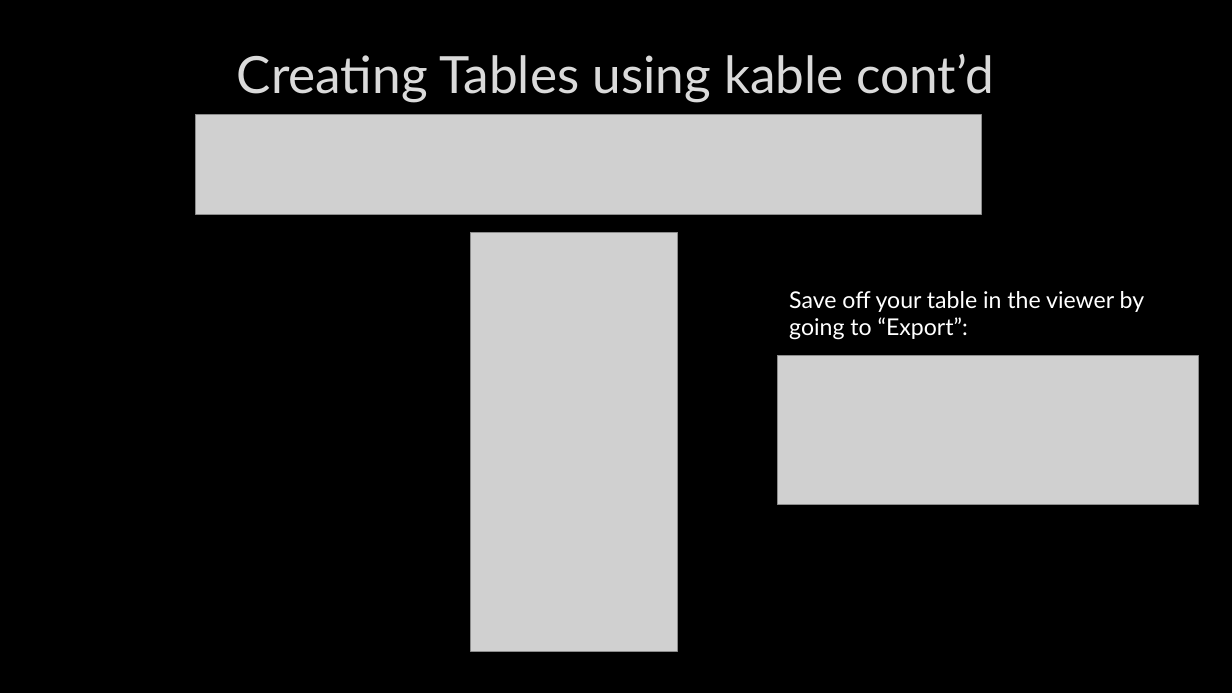
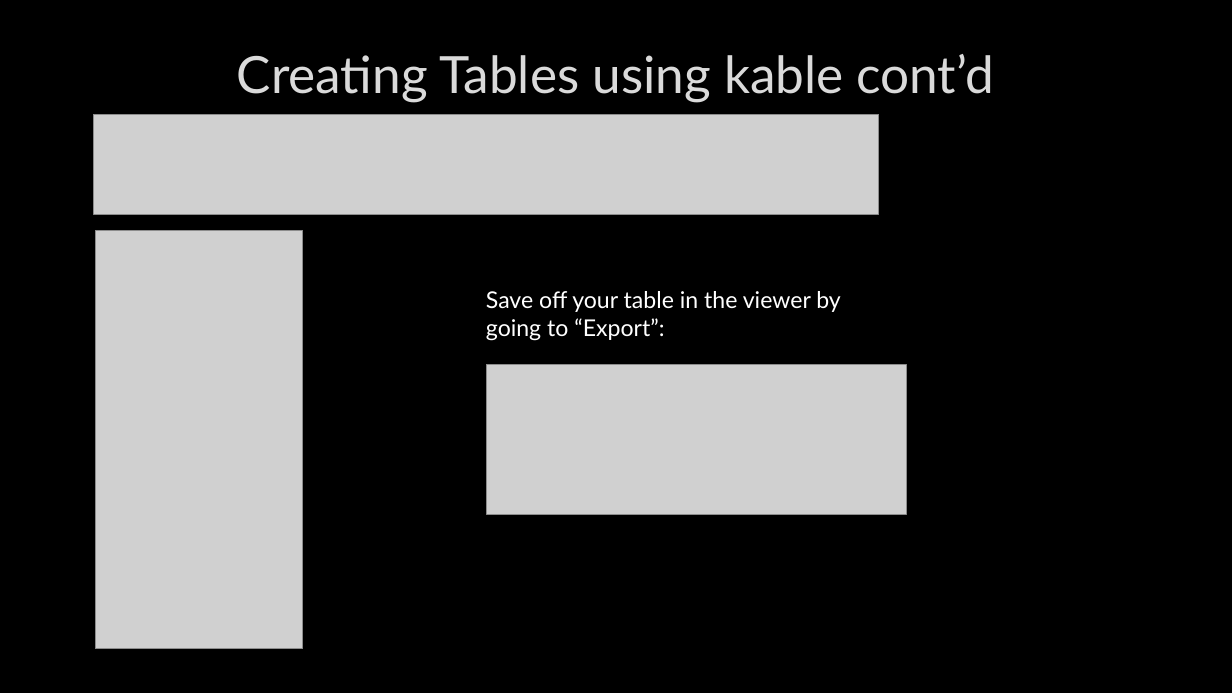
Before and after one commit to CharlotteLoobyRTI/IFDTC23, a slide deck: slide 21 of IFDTC_presentation_RTech.pptx (slide 19 before the commit). Drawn at 1232x693 pixels with LibreOffice and Linux fonts; fonts in the diff are those of the drawing; grey boxes stand for pictures; background and template pictures are left out. Boxes give left, top, right and bottom in pixels: in the first picture for what was removed or moved away, otherwise in the second. Text is boxed around its words. In the diff, an @@ line names an element or a change of style, - is before the commit and + after.

```diff
--- a/IFDTC_presentation_RTech.pptx
+++ b/IFDTC_presentation_RTech.pptx
@@ picture: place and size @@
-picture at [196, 115, 982, 214]
+picture at [93, 115, 879, 214]
@@ picture: place and size @@
-picture at [470, 232, 677, 651]
+picture at [95, 230, 302, 649]
@@ text "Save off your table in ...": place and size @@
-text "Save off your table in ..." at [789, 291, 1145, 340]
+text "Save off your table in ..." at [486, 291, 841, 341]
@@ picture: place and size @@
-picture at [777, 355, 1198, 504]
+picture at [486, 365, 907, 514]
```
Also in this commit, not shown: 14 other slides changed, 2 slides added.
